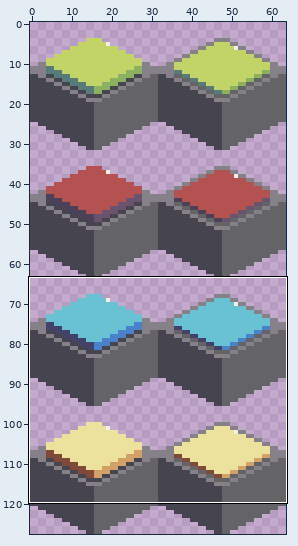
A pixel-art file gets an edit: Assets/Resources/IsometricTiles/colored_tiles_map.aseprite. Above: a wide view before the commit, with the close-up outlined.
Close-up. As it was:
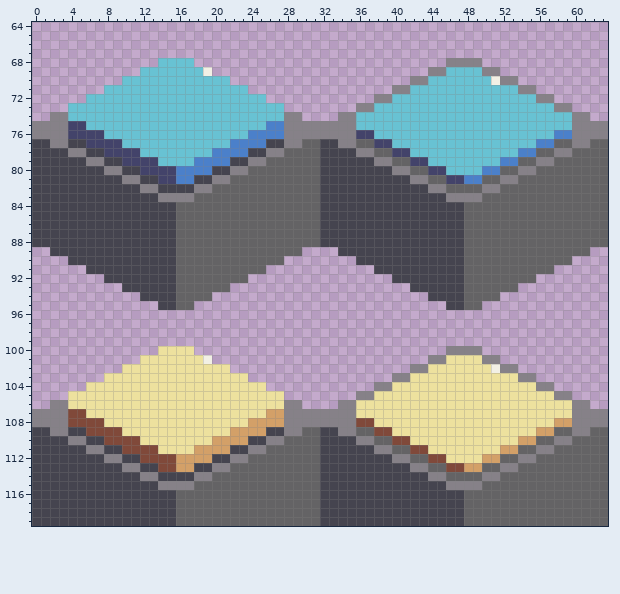
64x128 pixels, 1 frame. Shown: x 0..63, y 64..119. The commit also changed other parts of the picture, which this record leaves out.
After:
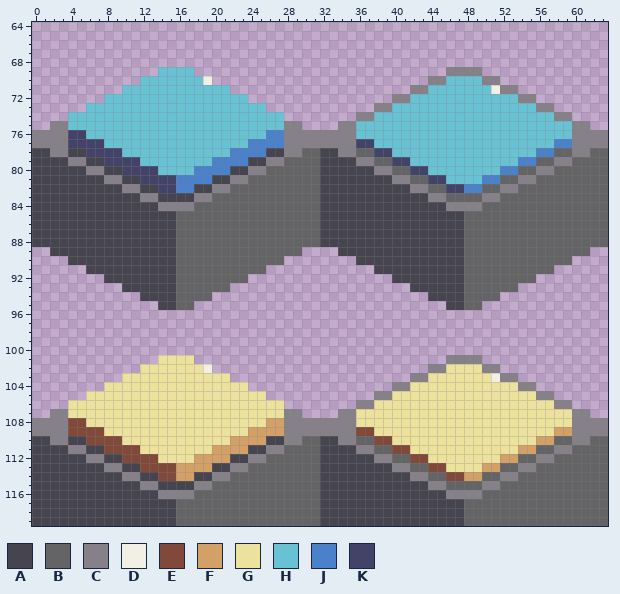
Palette (. is transparent): A #45444f  B #646365  C #868188  D #f2f0e5  E #80493a  F #d3a068  G #ede19e  H #68c2d3  J #4b80ca  K #43436a
Changes in this commit:
Changed rows in their new state; - is an unchanged pixel.
Layers "decorations", "material":
first column x 0:
 68 --------------....----------------------------....--------------
 69 ------------..----..------------------------..CCCC..------------
 70 ----------..-------D..--------------------..CC----CC..----------
 71 --------..------------..----------------..CC-------DCC..--------
 72 ------..----------------..------------..CC------------CC..------
 73 ----..--------------------..--------..CC----------------CC..----
 74 --..------------------------..----..CC--------------------CC..--
 75 ..--HH--------------------HH--....----------------------------..
 76 ------HH----------------HH----------HH--------------------HH----
 77 CC--KK--HH------------HH--JJ--CCCC--KKHH----------------HHJJ--CC
 78 --CCAAKK--HH--------HH--JJAACC----CCBBKKHH------------HHJJBBCC--
 79 ----CCAAKK--HH----HH--JJAACC--------CCBBKKHH--------HHJJBBCC----
 80 ------CCAAKK--HHHH--JJAACC------------CCBBKKHH----HHJJBBCC------
 81 --------CCAAKK----JJAACC----------------CCBBKKHHHHJJBBCC--------
 82 ----------CCAAKKJJAACC--------------------CCBBKKJJBBCC----------
 83 ------------CCAAAACC------------------------CCBBBBCC------------
 84 --------------CCCC----------------------------CCCC--------------
first column x 0:
100 --------------....----------------------------....--------------
101 ------------..----..------------------------..CCCC..------------
102 ----------..-------D..--------------------..CC----CC..----------
103 --------..------------..----------------..CC-------DCC..--------
104 ------..----------------..------------..CC------------CC..------
105 ----..--------------------..--------..CC----------------CC..----
106 --..------------------------..----..CC--------------------CC..--
107 ..--GG--------------------GG--....----------------------------..
108 ------GG----------------GG----------GG--------------------GG----
109 CC--EE--GG------------GG--FF--CCCC--EEGG----------------GGFF--CC
110 --CCAAEE--GG--------GG--FFAACC----CCBBEEGG------------GGFFBBCC--
111 ----CCAAEE--GG----GG--FFAACC--------CCBBEEGG--------GGFFBBCC----
112 ------CCAAEE--GGGG--FFAACC------------CCBBEEGG----GGFFBBCC------
113 --------CCAAEE----FFAACC----------------CCBBEEGGGGFFBBCC--------
114 ----------CCAAEEFFAACC--------------------CCBBEEFFBBCC----------
115 ------------CCAAAACC------------------------CCBBBBCC------------
116 --------------CCCC----------------------------CCCC--------------
Where, in picture pixels (left, top, right, bottom), the same in both close-ups:
changed: (32, 58, 608, 211)
changed: (32, 346, 608, 499)
